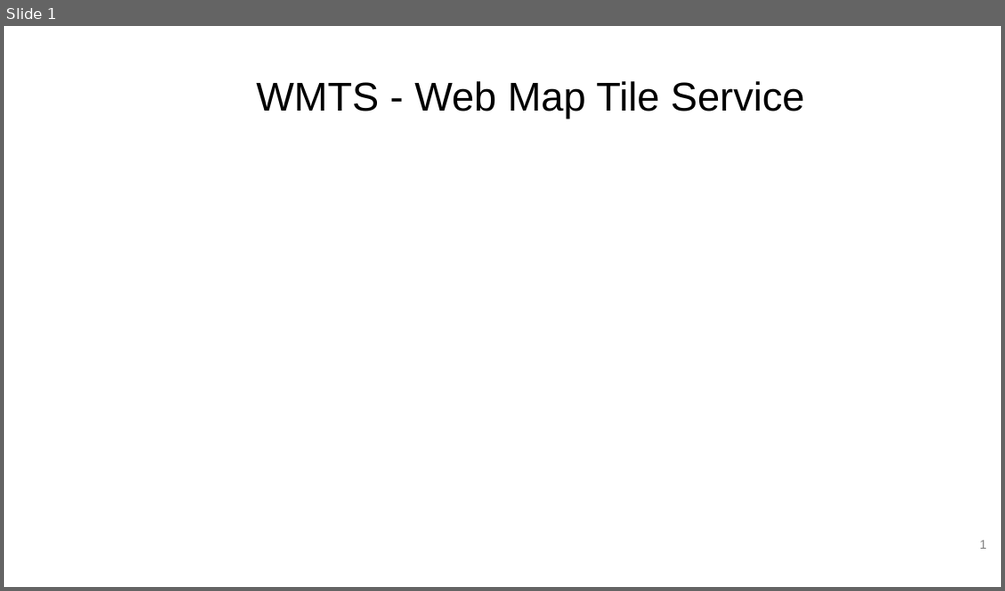
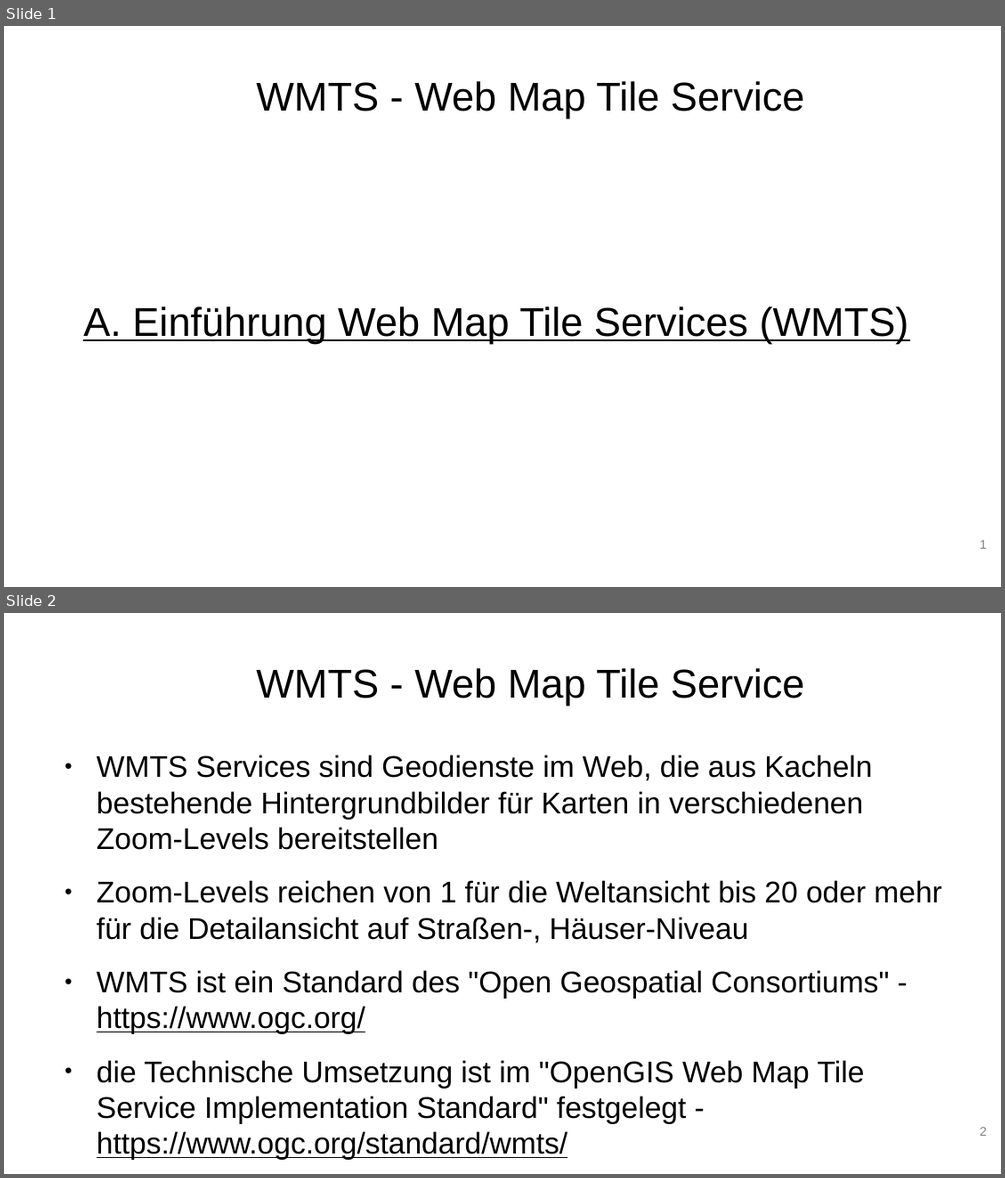
Before and after one commit to webmapping-oer/wmts, a slide deck: material/slides.odp. Shown one above the other, each under a label of ours: slide 1 before the commit, slides 1 and 2 after it. The pictures are 1005x591 and 1005x1178 pixels, drawn with LibreOffice and Linux fonts; fonts in the diff are those of the drawing; background and template pictures are left out. Boxes give left, top, right and bottom in pixels: in the first picture for what was removed or moved away, otherwise in the second. Text is boxed around its words. In the diff, an @@ line names an element or a change of style, - is before the commit and + after.

```diff
--- a/material/slides.odp
+++ b/material/slides.odp
@@ slide 2 added at box(4, 613, 1001, 1174), background #FFFFFF @@
@@ title added at box(256, 668, 805, 706), 32 pt, text #000000 @@
+WMTS - Web Map Tile Service
@@ text added at box(97, 755, 941, 1159), 23.8 pt, text #000000 @@
+● WMTS Services sind Geodienste im Web, die aus Kacheln bestehende Hintergrundbilder für Karten in verschiedenen Zoom-Levels bereitstellen
+● Zoom-Levels reichen von 1 für die Weltansicht bis 20 oder mehr für die Detailansicht auf Straßen-, Häuser-Niveau
+● WMTS ist ein Standard des "Open Geospatial Consortiums" -
+  https://www.ogc.org/
+● die Technische Umsetzung ist im "OpenGIS Web Map Tile Service Implementation Standard" festgelegt -
+  https://www.ogc.org/standard/wmts/
@@ page number added at box(979, 1127, 987, 1135), 10 pt, text #808080 @@
+2
@@ slide 1 changed as well @@
@@ subtitle added at box(83, 306, 909, 343), 32 pt, text #000000, underline @@
+A. Einführung Web Map Tile Services (WMTS)
```
Also in this commit, not shown: 3 other slides changed, 3 other slides added, 1 slide removed.
